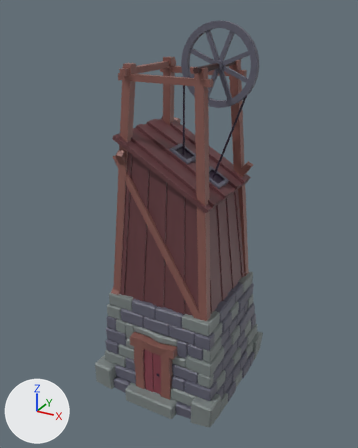
The Blender file Blender/Buildings.blend, before and after one commit.
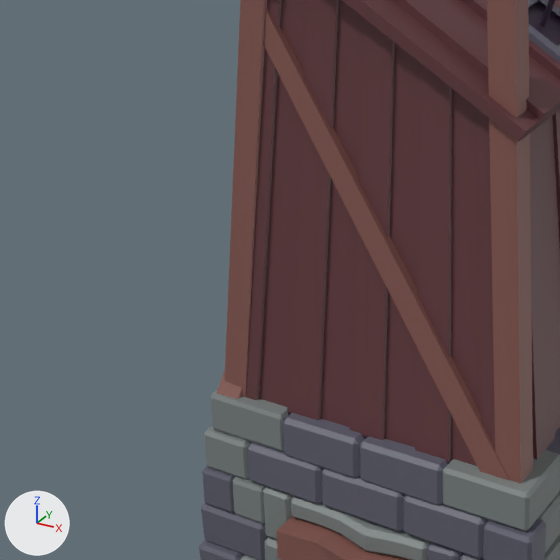
Each version is shown whole from a 50 mm lens placed at (6.14, -11.43, 10.57), pointed at (-0.03, -0.22, 4.96), then close up on the part from 12% to 61% of the width and 38% to 77% of the height. The lights are fixed; the arrows at lower left show +X, +Y and +Z. The close-ups show mesh edges as thin lines.

Names of what the first close-up shows: 'Mine'.
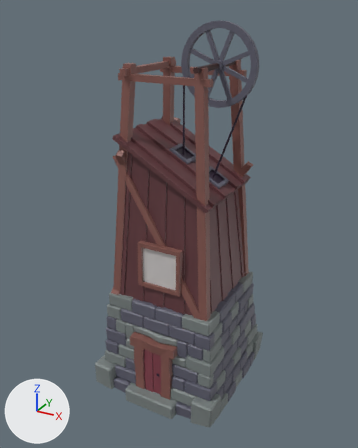
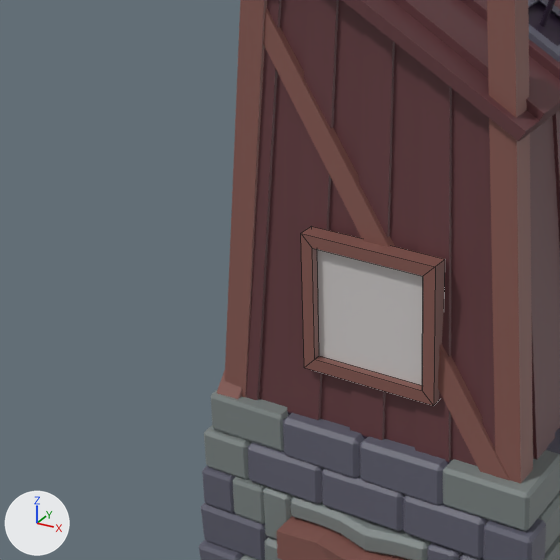
Edits to the scene script, one JSON object a line:
```json
{"op": "add", "block": "me_cube_002", "code": ["me_cube_002 = bpy.data.meshes.new('Cube.002')", "me_cube_002.from_pydata(...)  # 20 vertices, 18 faces; spans x -0.592..0.695, y -1.514..-1.322, z 3.497..4.788", "me_cube_002.materials.append(mat_material_001)  # picture img_twilioquest_76_32x_png"]}
{"op": "add", "block": "ob_mineframe", "code": ["ob_mineframe = bpy.data.objects.new('MineFrame', me_cube_002)", "ob_mineframe.location = (0.0, 0.0, 0.0)"]}
```

What differs and where, as boxes [x1, y1, x2, y2] in the close-ups (560 x 560 px):
```json
{"object": "MineFrame", "change": "added", "after": [301, 226, 445, 406]}
```
